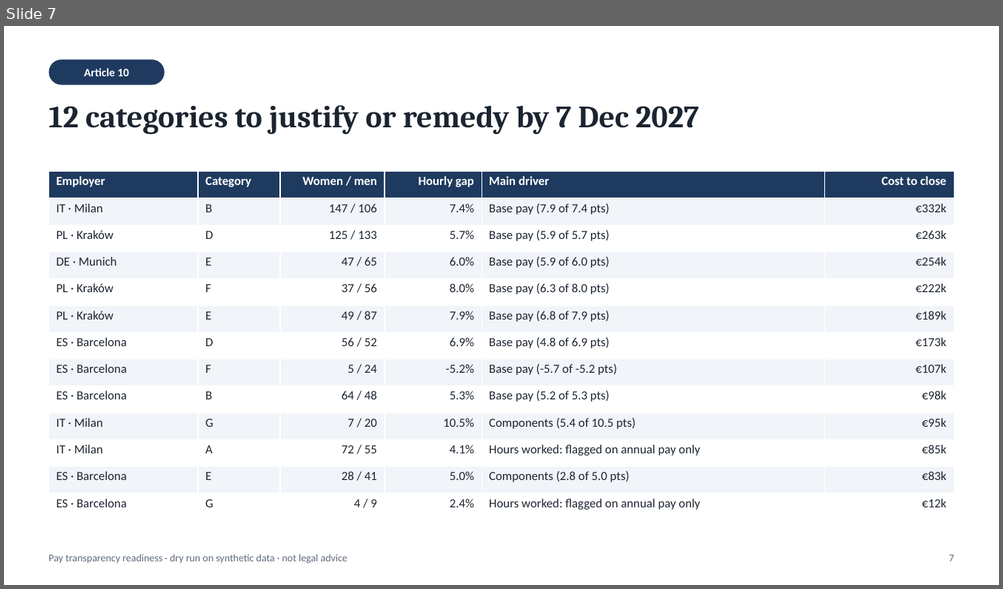
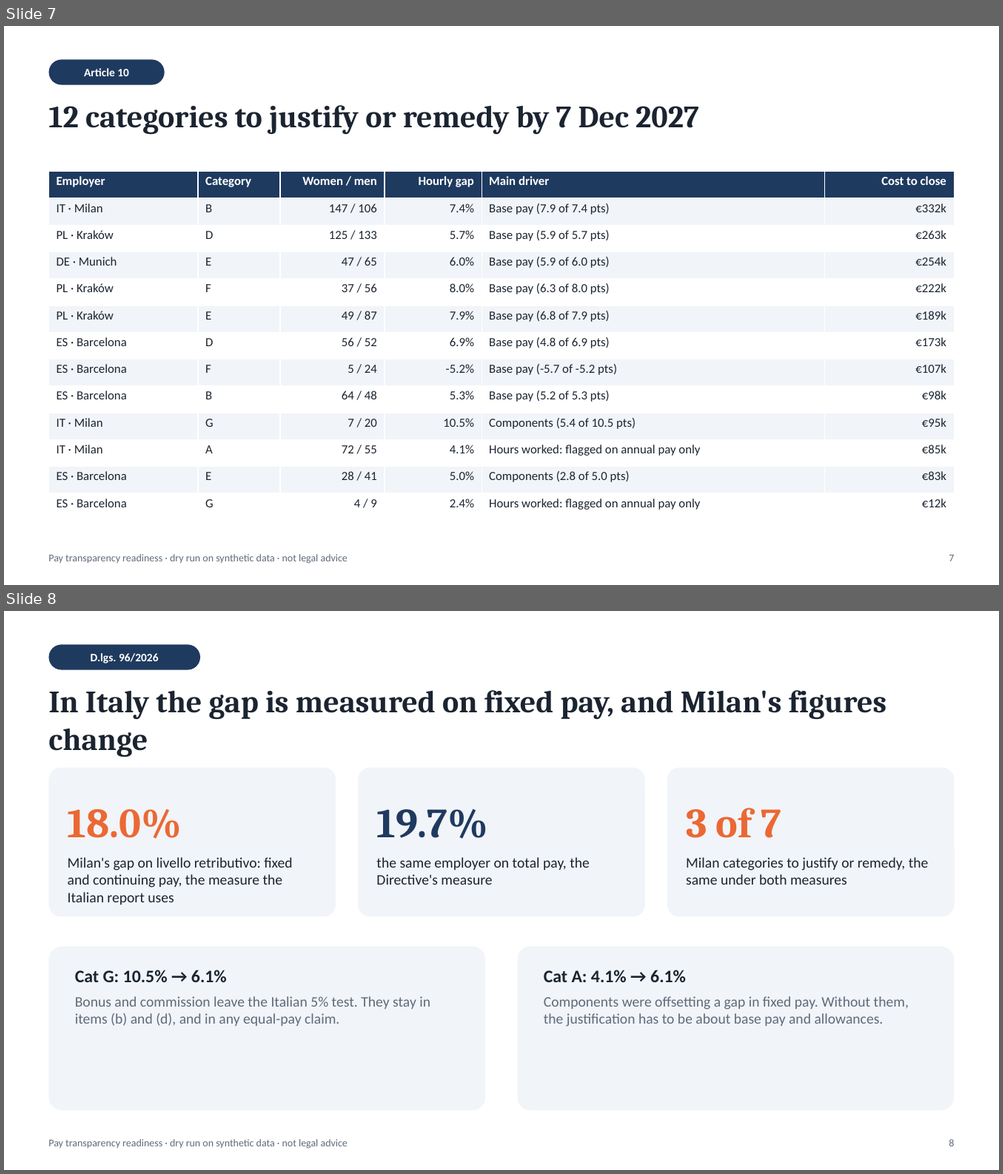
Before and after one commit to D0M3N1C0X/pay-transparency-readiness-kit, a slide deck: deliverables/board_briefing.pptx. Shown one above the other, each under a label of ours: slide 7 before the commit, slides 7 and 8 after it. The pictures are 1003x589 and 1003x1174 pixels, drawn with LibreOffice and Linux fonts; fonts in the diff are those of the drawing. Boxes give left, top, right and bottom in pixels: in the first picture for what was removed or moved away, otherwise in the second. Text is boxed around its words. In the diff, an @@ line names an element or a change of style, - is before the commit and + after.

```diff
--- a/deliverables/board_briefing.pptx
+++ b/deliverables/board_briefing.pptx
@@ slide 8 added at <box>4,611,999,1170</box>, background #FFFFFF @@
@@ rounded rectangle added at <box>48,644,200,670</box>, fill #1F3A5F, 11 pt, text #FFFFFF, bold @@
+D.lgs. 96/2026
@@ text added at <box>48,690,887,758</box>, 30 pt, text #1B2430, bold @@
+In Italy the gap is measured on fixed pay, and Milan's figures change
@@ rounded rectangle added at <box>48,768,336,917</box>, fill #F1F4F8 @@
@@ rounded rectangle added at <box>358,768,644,917</box>, fill #F1F4F8 @@
@@ rounded rectangle added at <box>667,768,954,917</box>, fill #F1F4F8 @@
@@ text added at <box>68,809,182,839</box>, 40 pt, text #EB6834, bold @@
+18.0%
@@ text added at <box>376,809,488,839</box>, 40 pt, text #1F3A5F, bold @@
+19.7%
@@ text added at <box>686,808,782,838</box>, 40 pt, text #EB6834, bold @@
+3 of 7
@@ text added at <box>68,857,292,905</box>, 14 pt, text #1B2430 @@
+Milan's gap on livello retributivo: fixed and continuing pay, the measure the Italian report uses
@@ text added at <box>376,857,589,885</box>, 14 pt, text #1B2430 @@
+the same employer on total pay, the Directive's measure
@@ text added at <box>686,857,928,885</box>, 14 pt, text #1B2430 @@
+Milan categories to justify or remedy, the same under both measures
@@ rounded rectangle added at <box>48,947,485,1111</box>, fill #F1F4F8 @@
@@ rounded rectangle added at <box>518,947,954,1111</box>, fill #F1F4F8 @@
@@ text added at <box>75,970,430,1026</box>, 14 pt, text #5F6B7A @@
+Cat G: 10.5% → 6.1%
+Bonus and commission leave the Italian 5% test. They stay in items (b) and (d), and in any equal-pay claim.
@@ text added at <box>543,970,908,1027</box>, 14 pt, text #5F6B7A @@
+Cat A: 4.1% → 6.1%
+Components were offsetting a gap in fixed pay. Without them, the justification has to be about base pay and allowances.
@@ text added at <box>48,1139,347,1149</box>, 10 pt, text #5F6B7A @@
+Pay transparency readiness · dry run on synthetic data · not legal advice
@@ text added at <box>948,1139,953,1147</box>, 10 pt, text #5F6B7A @@
+8
```
Also in this commit, not shown: 2 slides changed, 25 other files.
